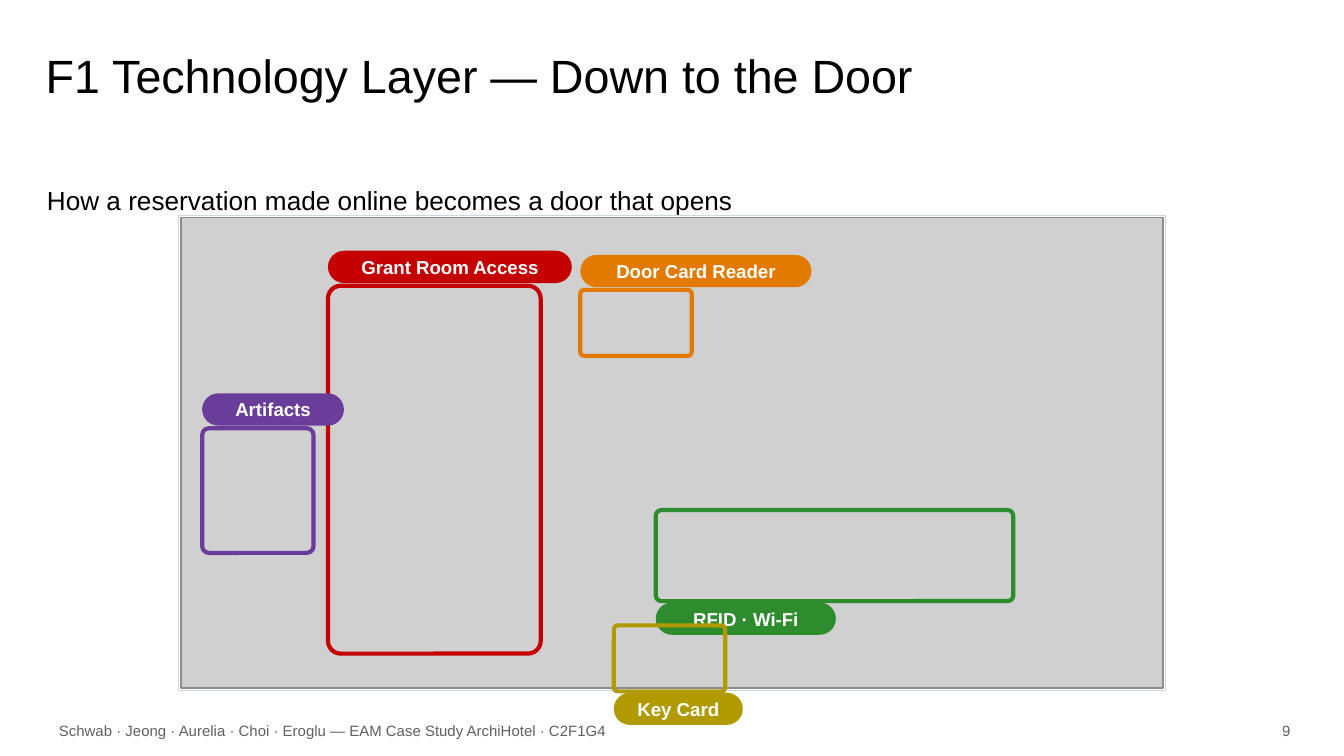
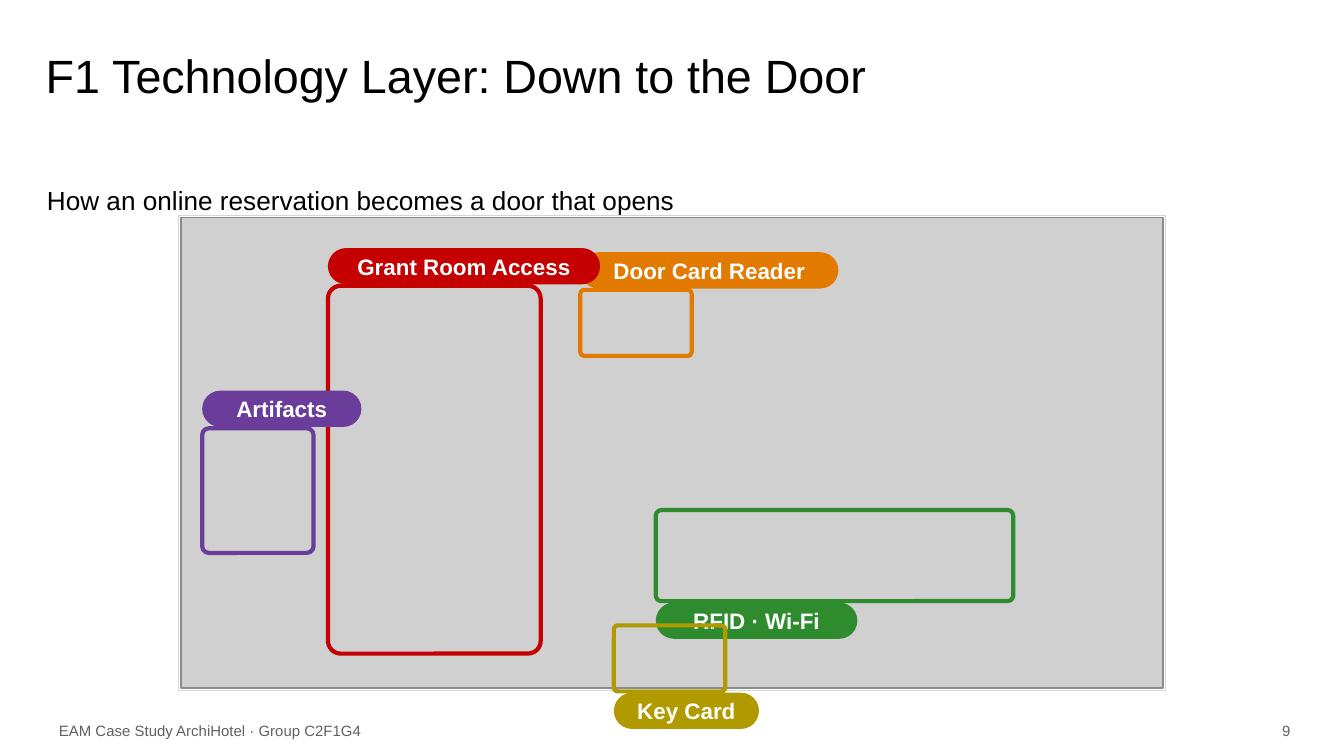
Before and after one commit to KatrinSchw/enterprise-architecture-model, a slide deck: slide 9 of slides/C2F1G4.pptx. Drawn at 1344x756 pixels with LibreOffice and Linux fonts; fonts in the diff are those of the drawing; grey boxes stand for pictures; background and template pictures are left out. Boxes give left, top, right and bottom in pixels: in the first picture for what was removed or moved away, otherwise in the second. Text is boxed around its words. In the diff, an @@ line names an element or a change of style, - is before the commit and + after.

```diff
--- a/slides/C2F1G4.pptx
+++ b/slides/C2F1G4.pptx
@@ title at [46, 59, 866, 102]: text changed @@
-F1 Technology Layer — Down to the Door
+F1 Technology Layer: Down to the Door
@@ text at [47, 191, 673, 216]: text changed @@
-How a reservation made online becomes a door that opens
+How an online reservation becomes a door that opens
@@ size 10 to 12 pt in 5 elements at [614, 692, 759, 728], [581, 253, 839, 289], [202, 391, 362, 427], [656, 602, 857, 638], [328, 249, 599, 285] @@
@@ rounded rectangle "Grant Room Access": place and size @@
-rounded rectangle "Grant Room Access" at [328, 251, 571, 284]
+rounded rectangle "Grant Room Access" at [328, 249, 599, 285]
@@ rounded rectangle "Door Card Reader": place and size @@
-rounded rectangle "Door Card Reader" at [581, 255, 812, 288]
+rounded rectangle "Door Card Reader" at [581, 253, 839, 289]
@@ rounded rectangle "Artifacts": place and size @@
-rounded rectangle "Artifacts" at [202, 394, 343, 426]
+rounded rectangle "Artifacts" at [202, 391, 362, 427]
@@ rounded rectangle "RFID · Wi-Fi": place and size @@
-rounded rectangle "RFID · Wi-Fi" at [656, 602, 836, 634]
+rounded rectangle "RFID · Wi-Fi" at [656, 602, 857, 638]
@@ rounded rectangle "Key Card": place and size @@
-rounded rectangle "Key Card" at [614, 692, 743, 724]
+rounded rectangle "Key Card" at [614, 692, 759, 728]
@@ text at [59, 725, 361, 739]: text changed @@
-Schwab · Jeong · Aurelia · Choi · Eroglu — EAM Case Study ArchiHotel · C2F1G4
+EAM Case Study ArchiHotel · Group C2F1G4
```
Also in this commit, not shown: 13 other slides changed, 1 slide added, 1 other file.
